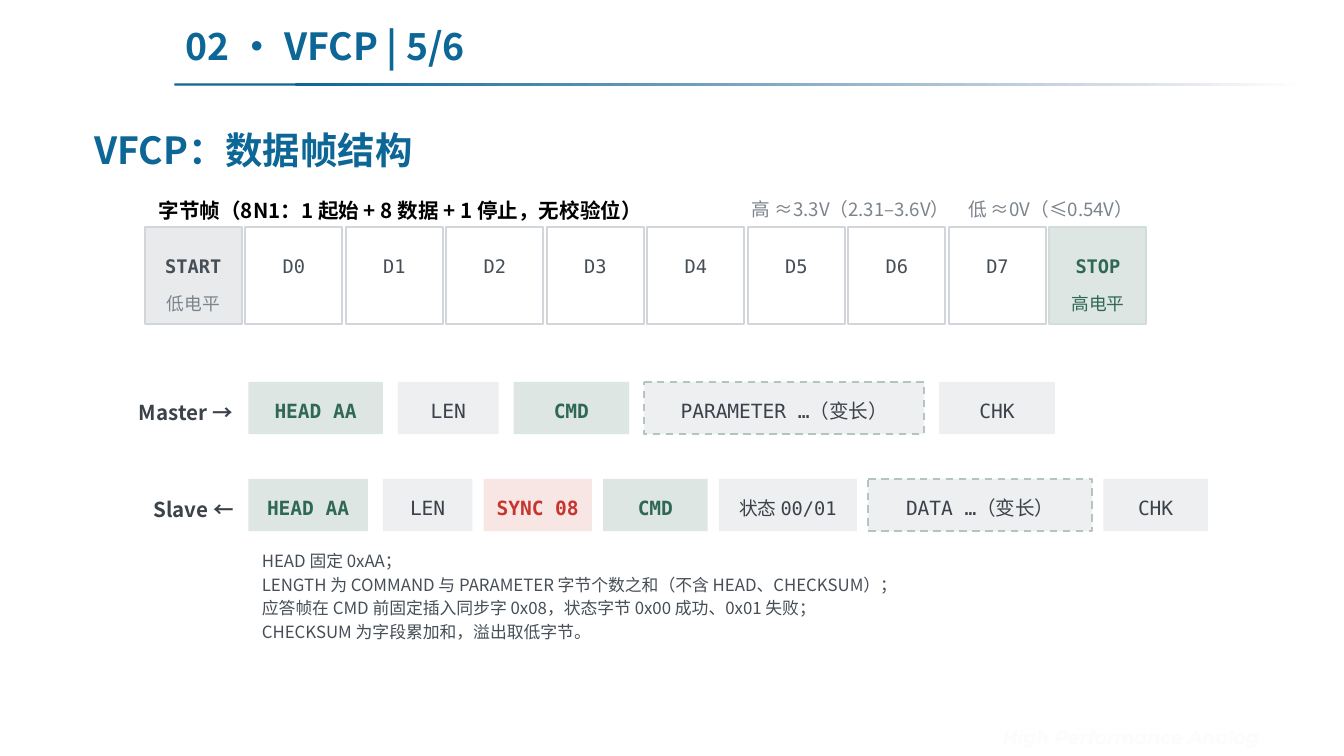
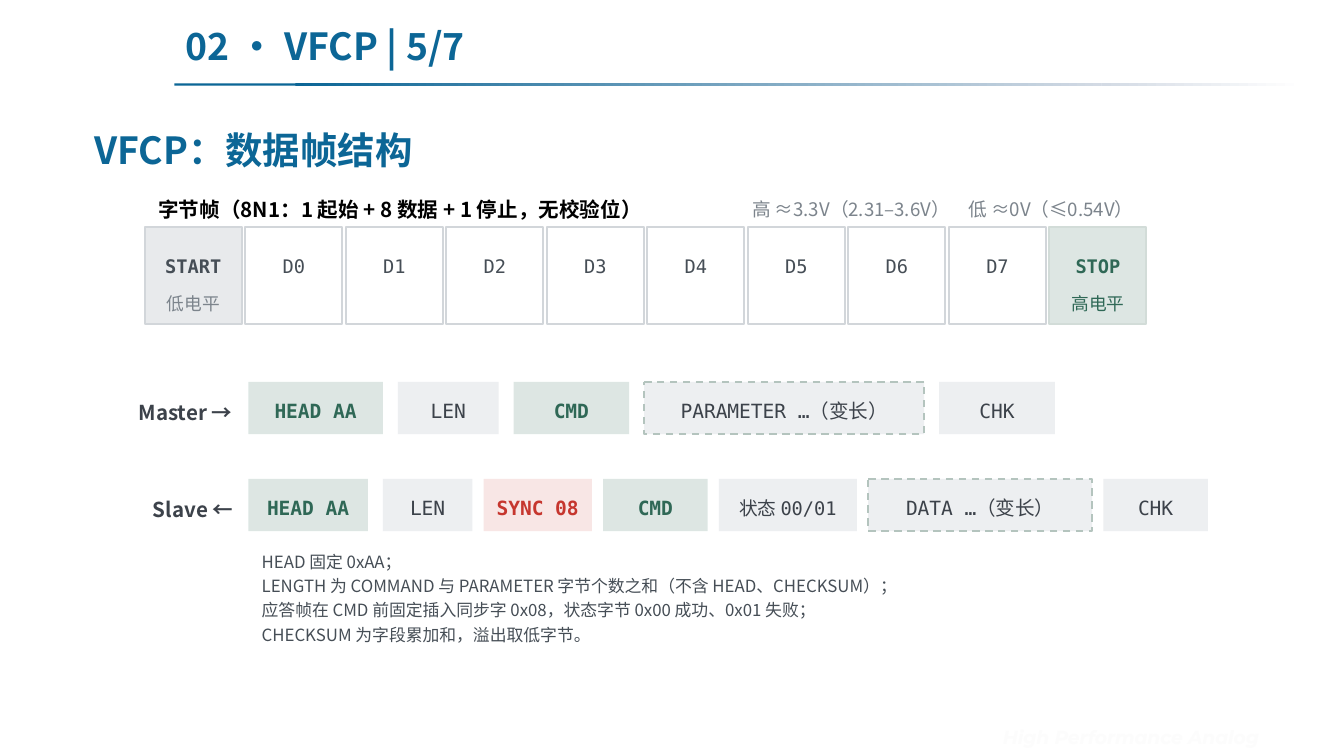
Before and after one commit to Dremote/Books, a slide deck: slide 19 of Notes/5. 基于DPDM的快充协议简介.pptx. Drawn at 1344x756 pixels with LibreOffice and Linux fonts; fonts in the diff are those of the drawing; background and template pictures are left out. Boxes give left, top, right and bottom in pixels: in the first picture for what was removed or moved away, otherwise in the second. Text is boxed around its words. In the diff, an @@ line names an element or a change of style, - is before the commit and + after.

```diff
--- a/Notes/5. 基于DPDM的快充协议简介.pptx
+++ b/Notes/5. 基于DPDM的快充协议简介.pptx
@@ text "Sgmicro" at (x1=199, y1=0, x2=1146, y2=756): line spacing 0.83 to 0.8 @@
@@ title at (x1=186, y1=30, x2=465, y2=67): text changed @@
-02 · VFCP | 5/6
+02 · VFCP | 5/7
@@ text "HEAD 固定 0xAA；" at (x1=262, y1=554, x2=896, y2=643): line spacing 1.17 to 1.21 @@
```
Also in this commit, not shown: 25 other slides changed, 2 slides added, 8 other files.
